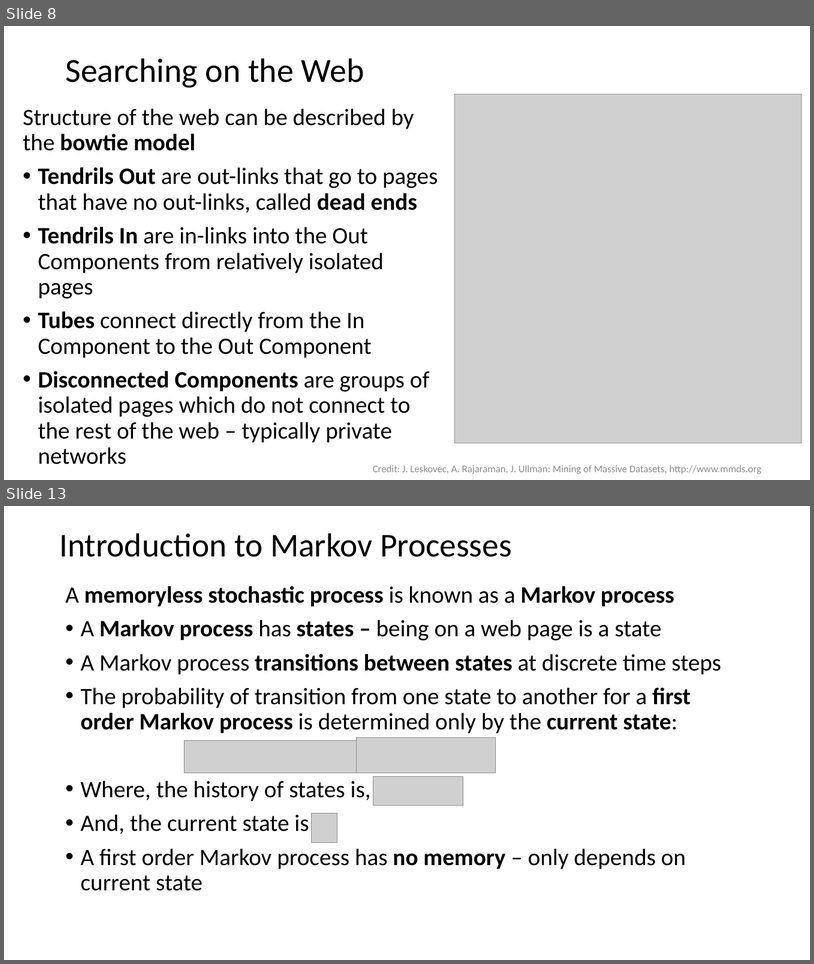
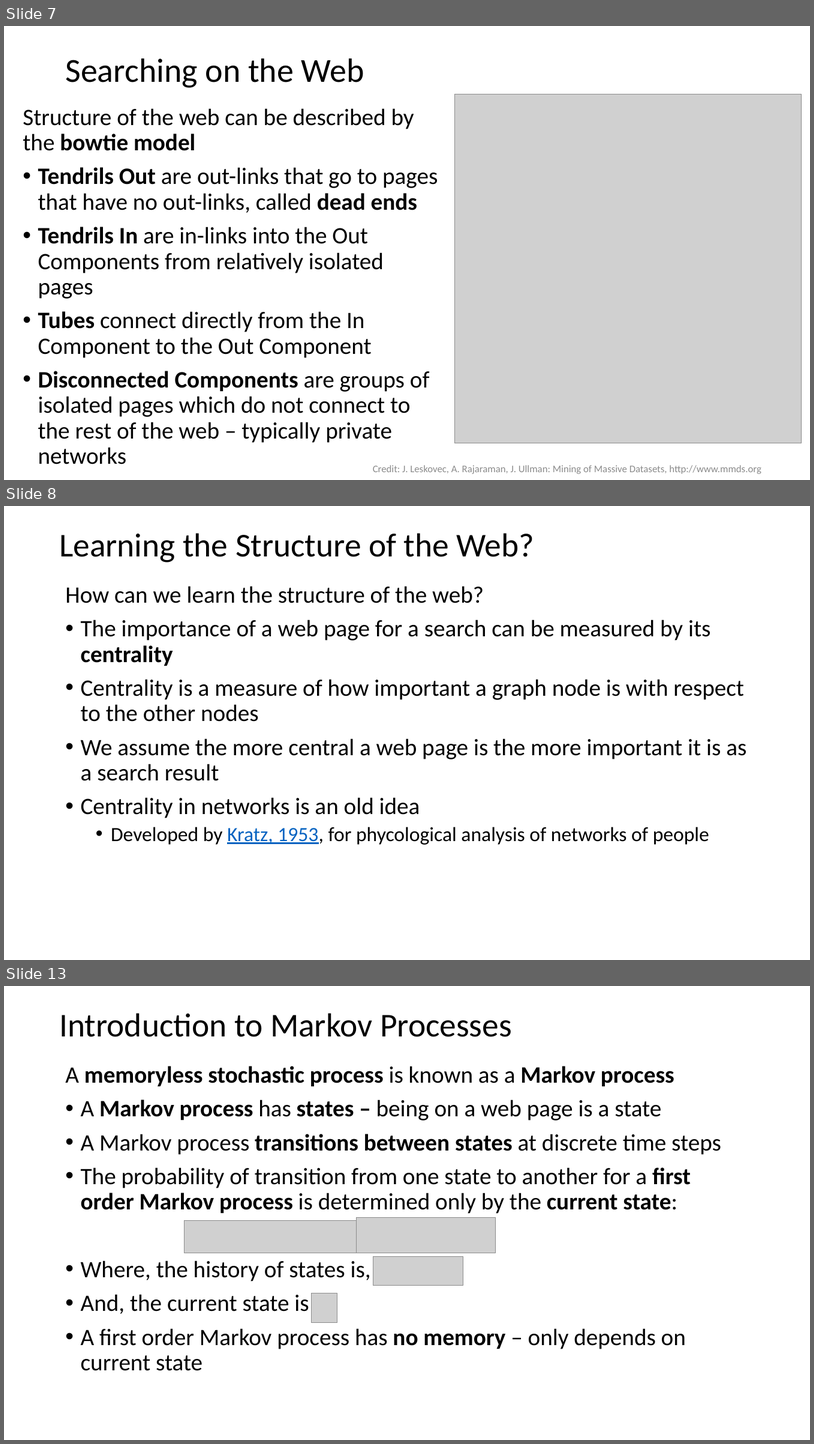
Before and after one commit to StephenElston/CSCI-E-108, a slide deck: slides/5_WebSearching.pptx. Shown one above the other, each under a label of ours: slides 8 and 13 before the commit, slides 7, 8 and 13 after it; the slides between them are not shown. The pictures are 814x964 and 814x1444 pixels, drawn with LibreOffice and Linux fonts; fonts in the diff are those of the drawing; grey boxes stand for pictures. Boxes give left, top, right and bottom in pixels: in the first picture for what was removed or moved away, otherwise in the second. Text is boxed around its words. In the diff, an @@ line names an element or a change of style, - is before the commit and + after.

```diff
--- a/slides/5_WebSearching.pptx
+++ b/slides/5_WebSearching.pptx
@@ slide 8 added at [4,506,810,960], background #FFFFFF @@
@@ title added at [59,533,535,562], 39.6 pt, text #000000 @@
+Learning the Structure of the Web?
@@ text added at [65,586,747,844], 28 pt, text #000000 @@
+How can we learn the structure of the web?
+• The importance of a web page for a search can be measured by its centrality
+• Centrality is a measure of how important a graph node is with respect to the other nodes
+• We assume the more central a web page is the more important it is as a search result
+• Centrality in networks is an old idea
+  • Developed by Kratz, 1953, for phycological analysis of networks of people
@@ what was slide 8 is now slide 7 @@
```
Also in this commit, not shown: 4 slides changed, 10 other slides added, 1 slide removed.
